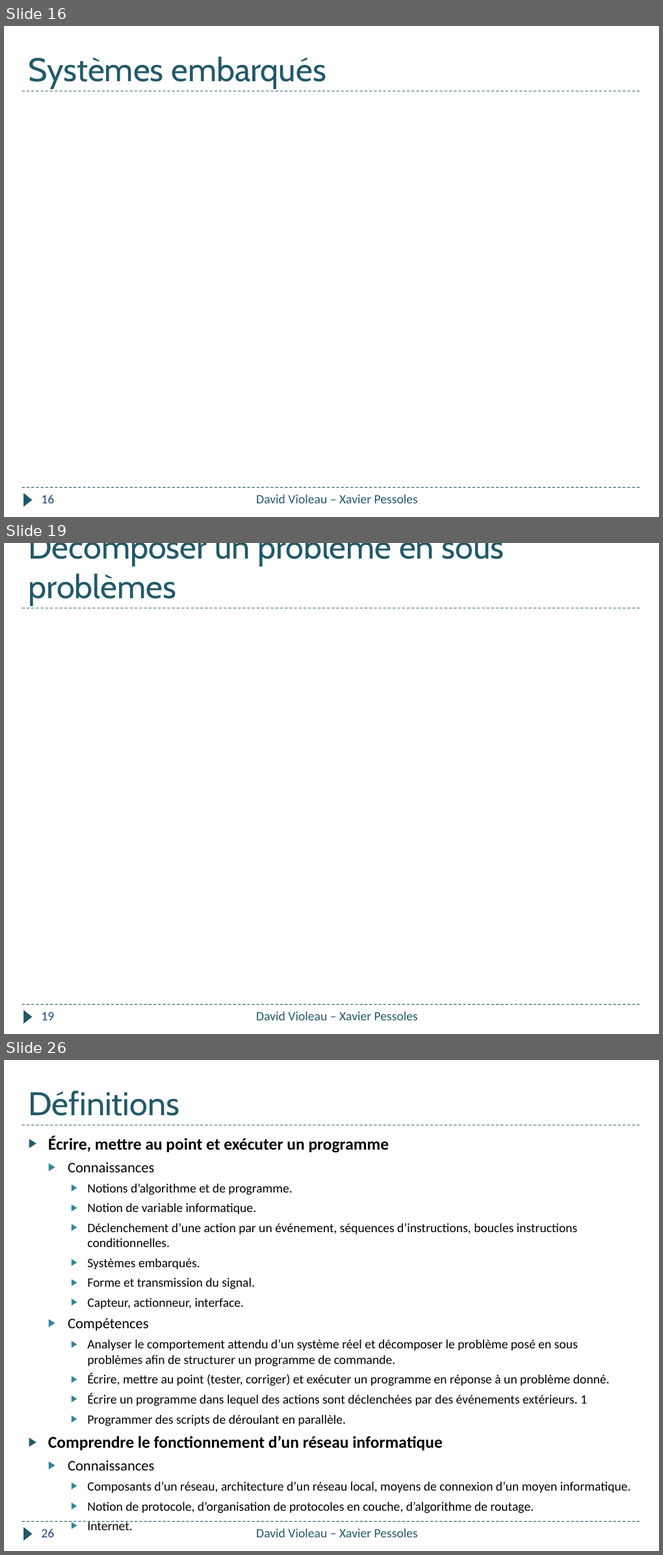
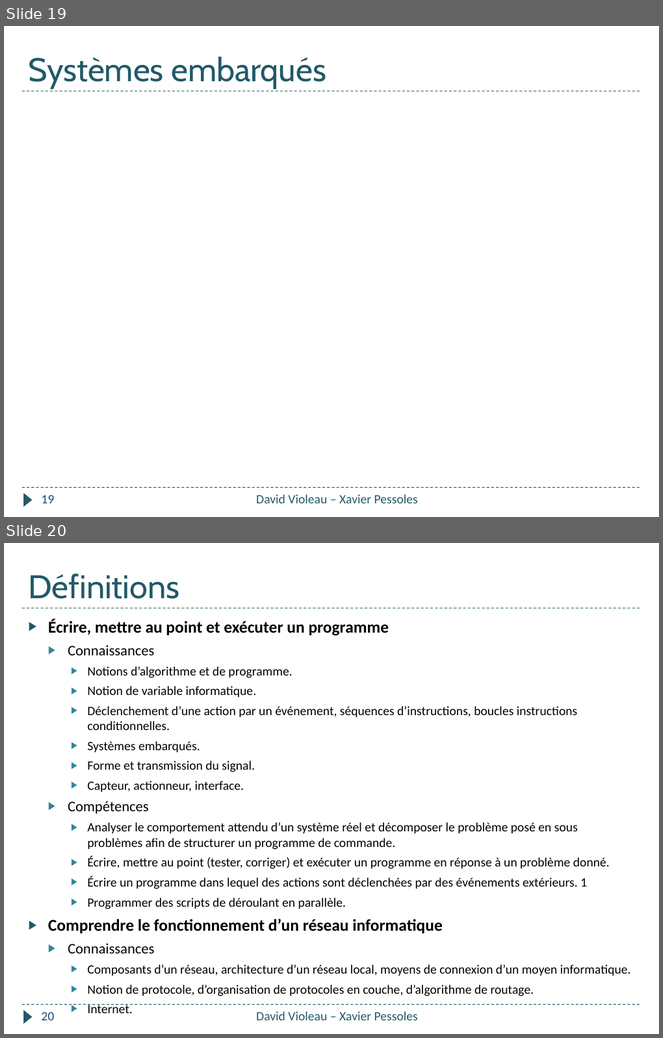
Before and after one commit to xpessoles/Informatique_College, a slide deck: Formation_2018/Quizz_Pomme/Quizz_Pomme.pptx. Shown one above the other, each under a label of ours: slides 16, 19 and 26 before the commit, slides 19 and 20 after it; the slides between them are not shown. The pictures are 663x1555 and 663x1038 pixels, drawn with LibreOffice and Linux fonts; fonts in the diff are those of the drawing. Boxes give left, top, right and bottom in pixels: in the first picture for what was removed or moved away, otherwise in the second. Text is boxed around its words. In the diff, an @@ line names an element or a change of style, - is before the commit and + after.

```diff
--- a/Formation_2018/Quizz_Pomme/Quizz_Pomme.pptx
+++ b/Formation_2018/Quizz_Pomme/Quizz_Pomme.pptx
@@ slide 19 removed at (4, 543, 659, 1034), background #FFFFFF; not listed: 3 template elements that a slide beside it also shows @@
@@ title removed at (29, 543, 504, 605) @@
-Décomposer un problème en sous problèmes
@@ page number removed at (41, 1012, 54, 1021) @@
-19
@@ text removed at (256, 1012, 418, 1021) @@
-David Violeau – Xavier Pessoles
@@ what was slide 16 is now slide 19 @@
@@ page number at (41, 495, 54, 504): text changed @@
-16
+19
@@ what was slide 26 is now slide 20 @@
@@ page number at (41, 1012, 54, 1021): text changed @@
-26
+20
```
Also in this commit, not shown: 7 slides changed, 2 slides added, 7 other slides removed.
